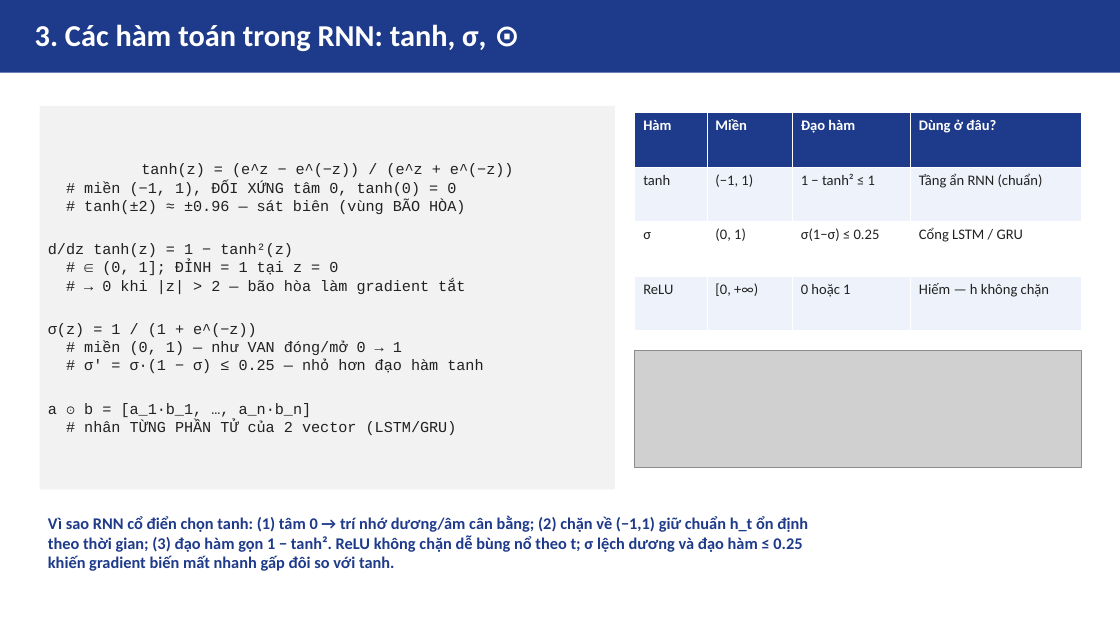
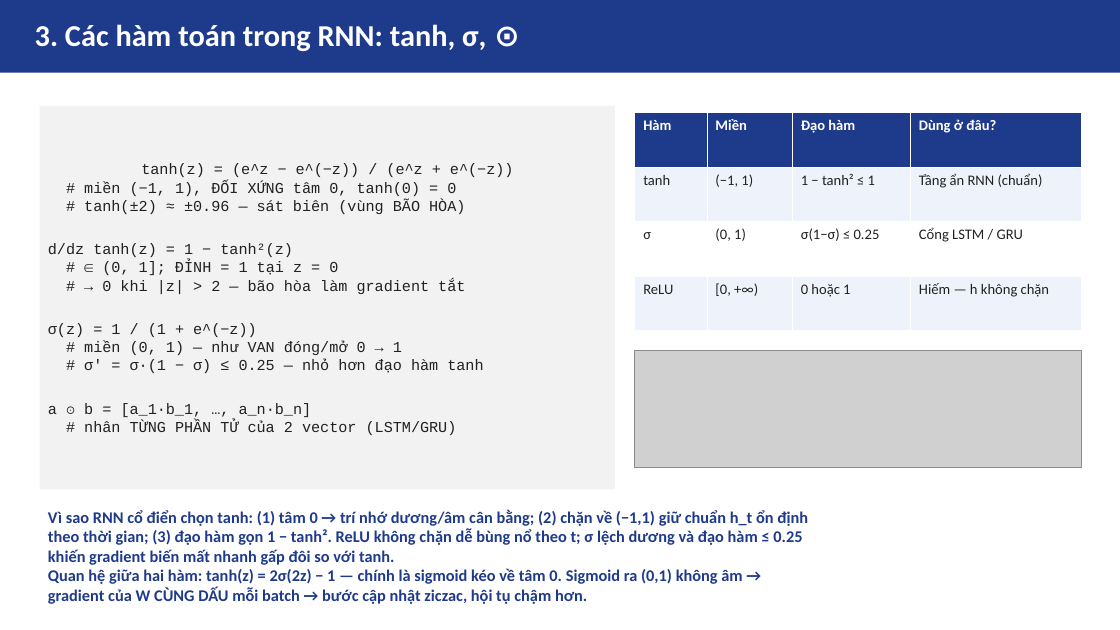
Before and after one commit to lucnguyen1375/HTTM-Presentation, a slide deck: slide 3 of asm06/slides/rnn.pptx. Drawn at 1120x630 pixels with LibreOffice and Linux fonts; fonts in the diff are those of the drawing; grey boxes stand for pictures. Boxes give left, top, right and bottom in pixels: in the first picture for what was removed or moved away, otherwise in the second. Text is boxed around its words. In the diff, an @@ line names an element or a change of style, - is before the commit and + after.

```diff
--- a/asm06/slides/rnn.pptx
+++ b/asm06/slides/rnn.pptx
@@ text at (x1=48, y1=568, x2=742, y2=604): paragraphs added @@
+Quan hệ giữa hai hàm: tanh(z) = 2σ(2z) − 1 — chính là sigmoid kéo về tâm 0. Sigmoid ra (0,1) không âm →
+gradient của W CÙNG DẤU mỗi batch → bước cập nhật ziczac, hội tụ chậm hơn.
```
Also in this commit, not shown: 1 other file.
